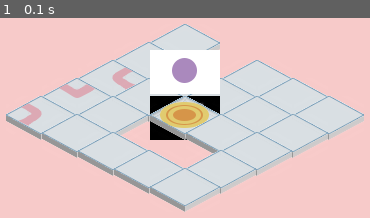
Above: before the commit, frame 1.
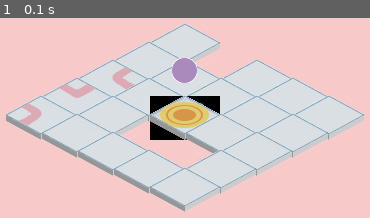
Above: after the commit, the same moment.

Repository: ameliakuang/112TP
Game: pygame game, started from trial/Game.py
The game is run twice, just before and just after one commit, with the same random seed, the same clock (stepped at 60 frames per second) and the same inputs.
Inputs:
- Up to frame 1 (0.1 s): no input

The runs differ from the first frame. In frame 1, 3.4% of the frame differs, in the area x 40-60%, y 16-38%.

Commit message:
get the player background right

Diff:
--- a/trial/Board.py
+++ b/trial/Board.py
@@ -93,6 +93,7 @@
         centered_y = screen.get_rect().centery//2 + iso_y
         playerGroup = pygame.sprite.GroupSingle(self.player)
         self.player.rect.x, self.player.rect.y = centered_x, centered_y-10
+        self.player.image.set_colorkey((255,255,255))
         #pygame.draw.rect(screen, (255,255,0), self.player.rect)
         #pygame.self.player.image.set_colorkey((255,255,255))
-        playerGroup.draw(screen)
+        screen.blit(self.player.image, (self.player.rect.x,self.player.rect.y))
